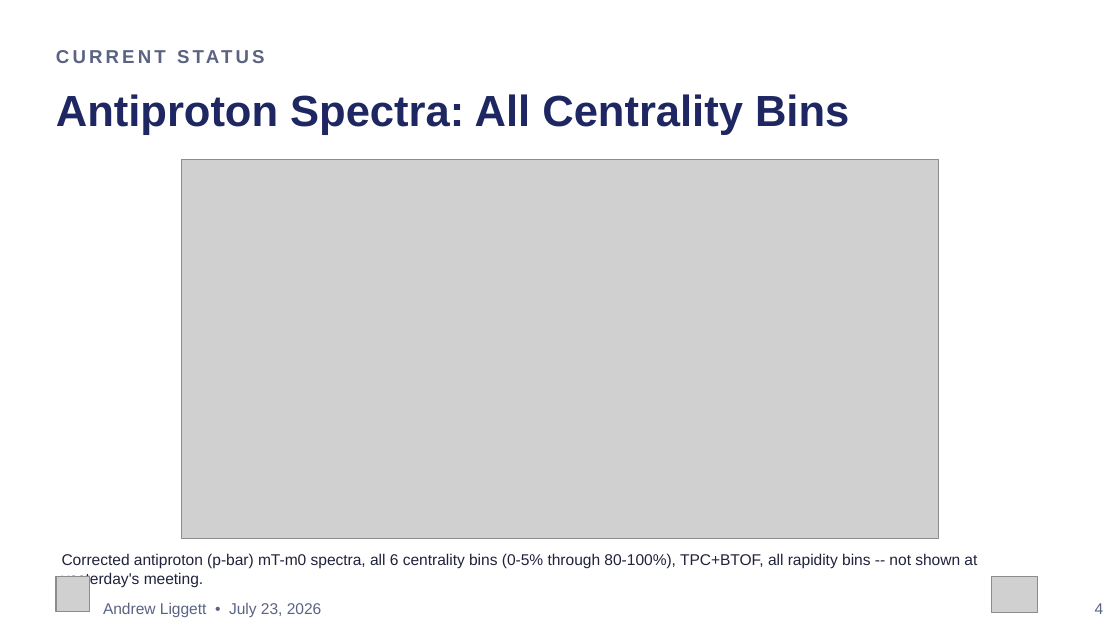
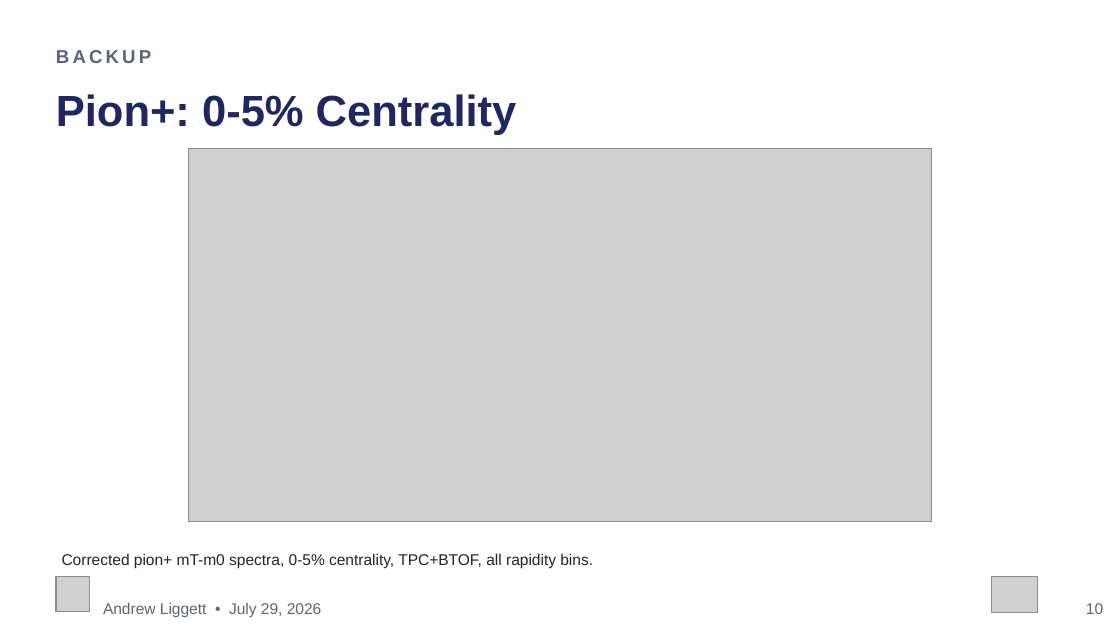
Before and after one commit to liggett2820/lightflavorspectra_OO200, a slide deck: slide 10 of docs/OO200_Spectra_Status_Update_v2.pptx (slide 4 before the commit). Drawn at 1120x630 pixels with LibreOffice and Linux fonts; fonts in the diff are those of the drawing; grey boxes stand for pictures. Boxes give left, top, right and bottom in pixels: in the first picture for what was removed or moved away, otherwise in the second. Text is boxed around its words. In the diff, an @@ line names an element or a change of style, - is before the commit and + after.

```diff
--- a/docs/OO200_Spectra_Status_Update_v2.pptx
+++ b/docs/OO200_Spectra_Status_Update_v2.pptx
@@ text at (56, 50, 151, 63): text changed @@
-CURRENT STATUS
+BACKUP
@@ text at (56, 94, 517, 135): text changed @@
-Antiproton Spectra: All Centrality Bins
+Pion+: 0-5% Centrality
@@ picture: place and size @@
-picture at (181, 159, 940, 539)
+picture at (188, 148, 931, 522)
@@ text at (62, 553, 593, 569): text changed @@
-Corrected antiproton (p-bar) mT-m0 spectra, all 6 centrality bins (0-5% through 80-100%), TPC+BTOF, all rapidity bins -- not shown at yesterday's meeting.
+Corrected pion+ mT-m0 spectra, 0-5% centrality, TPC+BTOF, all rapidity bins.
@@ text at (103, 602, 322, 617): text changed @@
-Andrew Liggett • July 23, 2026
+Andrew Liggett • July 29, 2026
@@ text at (1086, 603, 1103, 614): text changed @@
-4
+10
```
Also in this commit, not shown: 5 other slides changed, 39 slides added, 4 slides removed, 1 other file.
